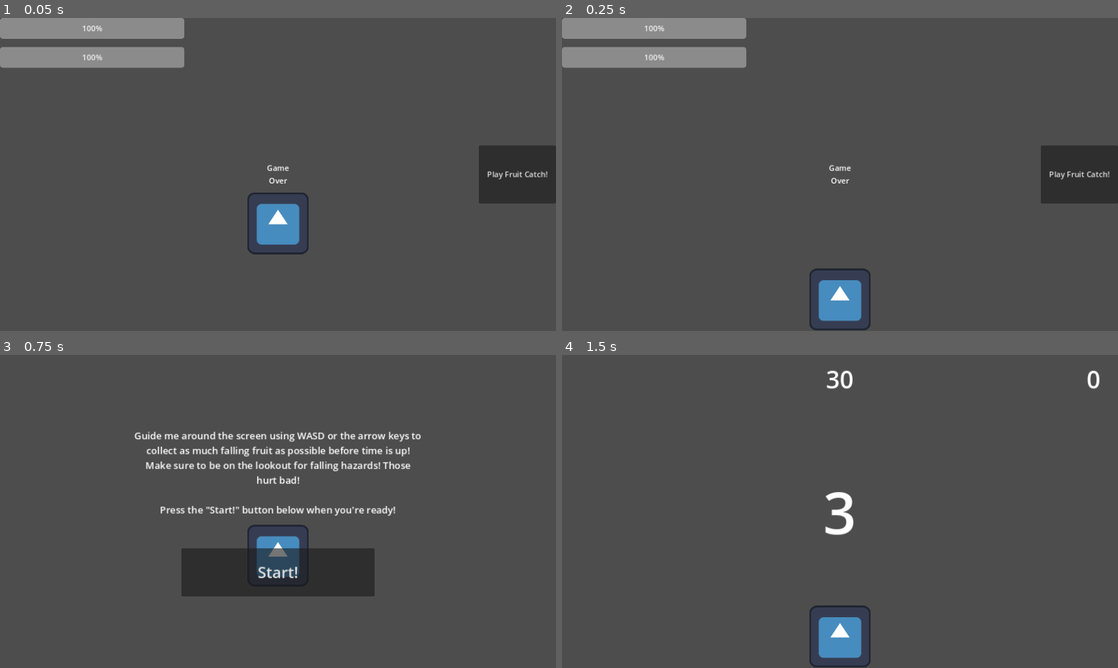
Above: before the commit, frames 1-4 (two rows, left to right).
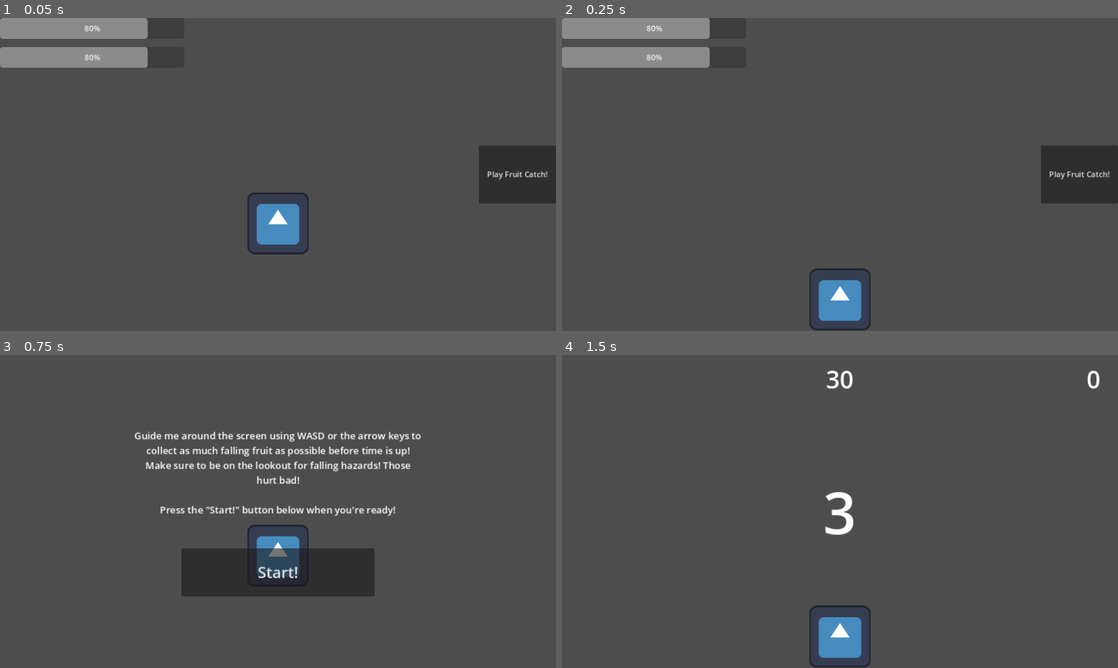
Above: after the commit, the same moments.

Repository: AidanOG/Tamacogchi
Game: Godot game, scene res://Main Room/main.tscn
Two runs of this game, one before a commit and one after it. Both use one fixed random seed, a clock stepped at 60 frames per second and the inputs below. The engine's default icon, where the game draws it, is replaced by a stand-in: a white triangle on a blue panel in a dark square.
Inputs:
- Up to frame 1 (0.05 s): no input
- Up to frame 2 (0.25 s): no input
- Up to frame 3 (0.75 s): click "Play Fruit Catch!" at 0.5 s
- Up to frame 4 (1.5 s): click "Start!" at 1.25 s

The runs differ from the first frame. In frame 1, 1.0% of the frame differs, in the area x 14-52%, y 0-53%; in frame 2, 1.0%; in frame 3, nothing differs; in frame 4, nothing differs.
Error before the commit: Cannot call method 'hide' on a null value. (res://Main)

Commit message:
Working Version

Diff:
--- a/Fruit Catch/fruit_catch_hud.gd
+++ b/Fruit Catch/fruit_catch_hud.gd
@@ -55,4 +55,4 @@
 	return_button.show()
 
 func _on_return_button_pressed():
-	get_tree().change_scene_packed(SceneManager.main_scene)
+	get_tree().change_scene_to_packed(SceneManager.main_scene)
--- a/Main Room/main.tscn
+++ b/Main Room/main.tscn
@@ -34,10 +34,6 @@
 one_shot = true
 
 [node name="HUD" parent="." instance=ExtResource("5_mfggl")]
-message = null
-happiness_bar = null
-energy_bar = null
-fruit_catch_button = null
 
 [connection signal="energy_low" from="." to="Tama" method="_on_main_energy_low"]
 [connection signal="happiness_zero" from="." to="Tama" method="_on_main_happiness_zero"]
